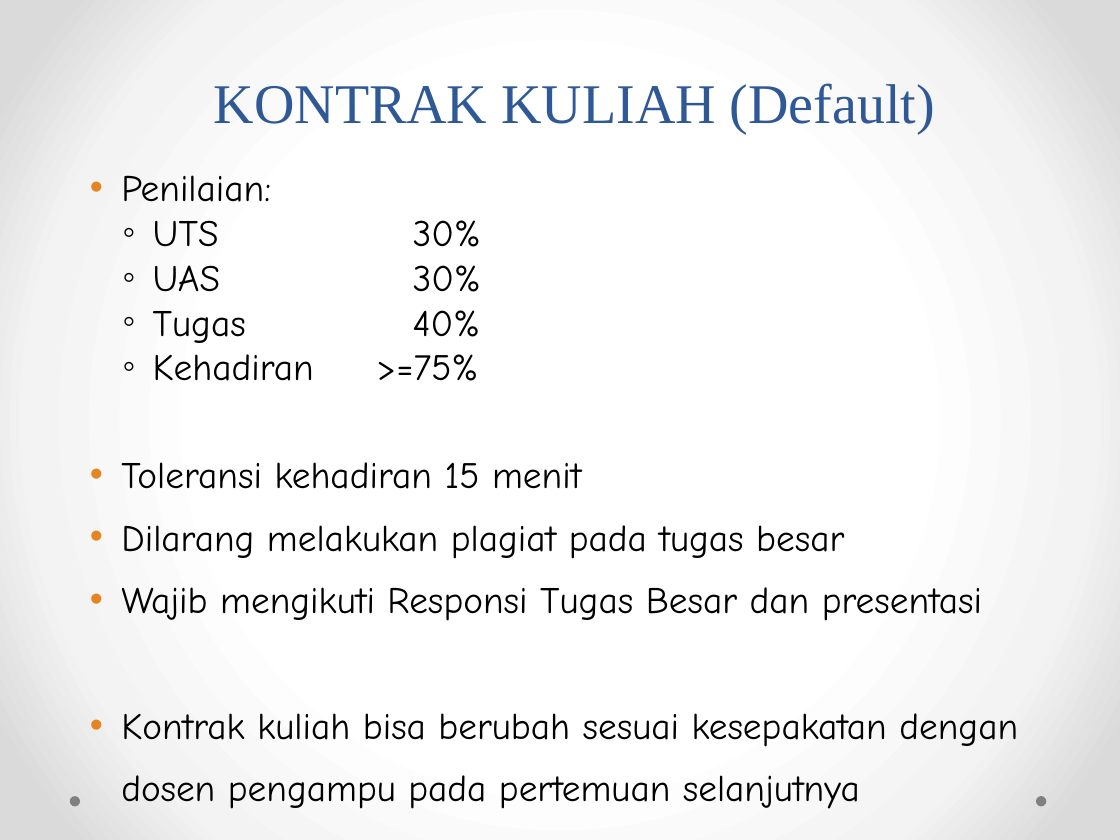
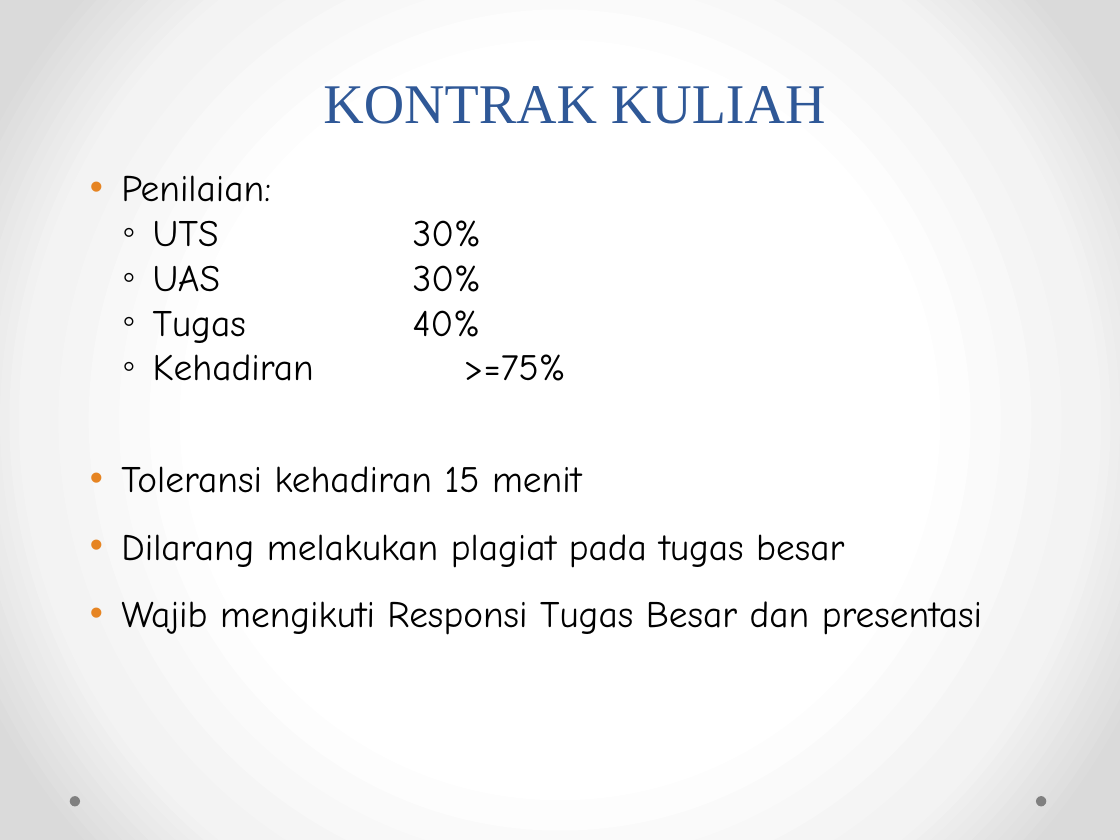
Before and after one commit to weztcy/Semester-6, a slide deck: slide 3 of Rekayasa Kebutuhan Perangkat Lunak - A11.4601/1. Pendahuluan - Software Requirement Engineering - Teknik Informatika S1.pptx. Drawn at 1120x840 pixels with LibreOffice and Linux fonts; fonts in the diff are those of the drawing. Boxes give left, top, right and bottom in pixels: in the first picture for what was removed or moved away, otherwise in the second. Text is boxed around its words. In the diff, an @@ line names an element or a change of style, - is before the commit and + after.

```diff
--- a/Rekayasa Kebutuhan Perangkat Lunak - A11.4601/1. Pendahuluan - Software Requirement Engineering - Teknik Informatika S1.pptx
+++ b/Rekayasa Kebutuhan Perangkat Lunak - A11.4601/1. Pendahuluan - Software Requirement Engineering - Teknik Informatika S1.pptx
@@ title at [323,86,826,124]: text changed @@
-KONTRAK KULIAH (Default)
+KONTRAK KULIAH
@@ text at [121,466,982,635]: line spacing 1.4 to 1.5 @@
@@ text at [121,713,1018,809]: paragraph removed @@
-• Kontrak kuliah bisa berubah sesuai kesepakatan dengan dosen pengampu pada pertemuan selanjutnya
```
Also in this commit, not shown: 4 other slides changed, 3 slides removed, 17 other files.
